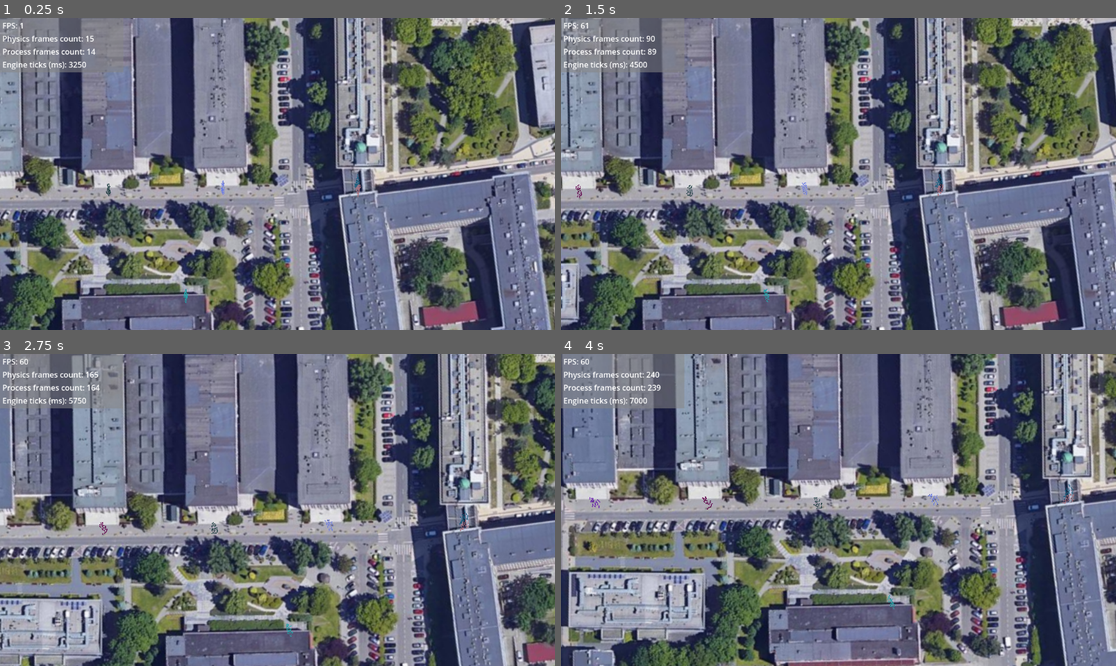
Above: before the commit, frames 1-4 (two rows, left to right).
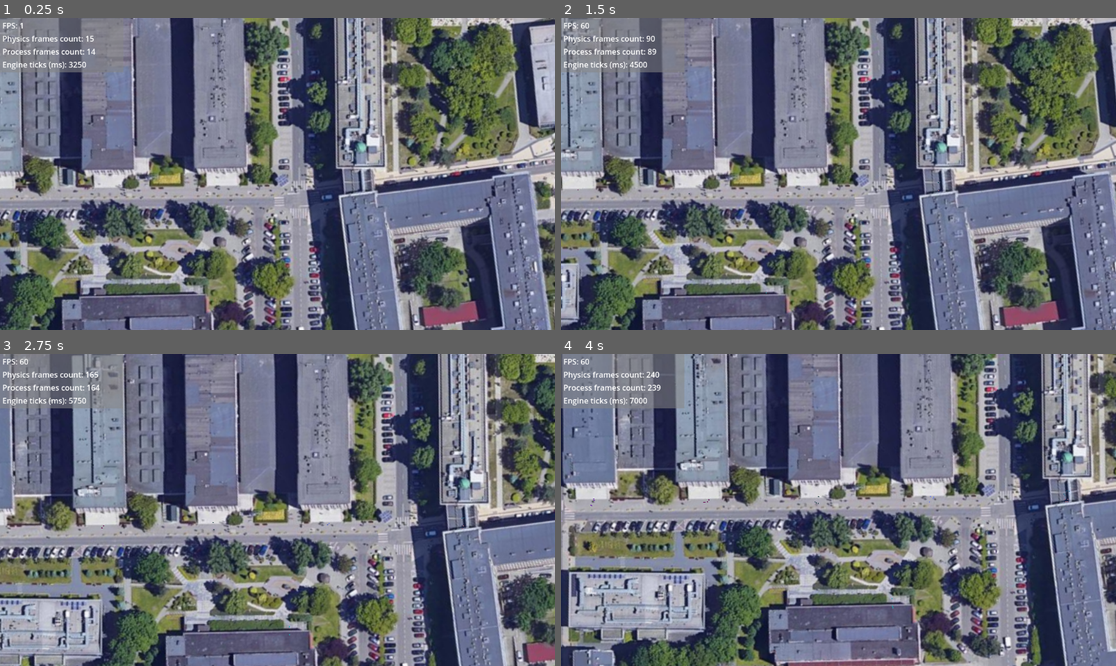
Above: after the commit, the same moments.

Repository: uknowmee/social-force
Game: Godot game, scene res://scenes/demos/path_finding/demo_testing.tscn
Same seed, same stepped clock (60 frames per second), same inputs: the game is played once before the commit and once after it.
Inputs (mouse positions are in pixels of both pictures, inside the frame that each line leads up to):
- Up to frame 1 (0.25 s): no input
- Up to frame 2 (1.5 s): move the mouse to (960, 158) at 0.52 s; click (960, 158) at 0.67 s; drag from (727, 189) to (916, 189) at 1.27 s
- Up to frame 3 (2.75 s): move the mouse to (333, 441) at 2.02 s; click (333, 441) at 2.17 s
- Up to frame 4 (4 s): drag from (810, 572) to (888, 525) at 2.77 s; move the mouse to (1005, 556) at 3.52 s; click (1005, 556) at 3.67 s

The runs differ from the first frame. In frame 1, 0.1% of the frame differs, in the area x 19-66%, y 50-92%; in frame 2, 0.1%; in frame 3, 0.1%; in frame 4, 0.2%, in the area x 0-93%, y 41-82%.

Commit message:
performance boost for agh scale

Diff:
--- a/agh_simulation/scenes/agent/agent_v2.gd
+++ b/agh_simulation/scenes/agent/agent_v2.gd
@@ -7,7 +7,7 @@
 @export var maximumVelocity := 70.0
 @export var weight := 1.0
 @export var maximumRaycastAngle := 180
-@export var raycastPlacementDensity := 18
+@export var raycastPlacementDensity := 25
 @export var raycastDistance := 150
 @export var relaxationTime := 1.5
 @export var rotationSpeed := 0.1
@@ -44,6 +44,7 @@
 		modulateColor = Color(randf(), randf(), randf())
 
 	_generate_raycasts()
+	best_ray = rays[0]
 
 	currentTarget = targetNodes.pop_front()
 	nav.target_position = currentTarget.position
@@ -75,13 +76,40 @@
 		else:
 			queue_free()
 
+var best_ray: RayCast2D
+var cached_heuristics := {}
+var heuristic_cache_timer := 0.0
+const HEURISTIC_CACHE_UPDATE_INTERVAL := 0.1
+
+var speed_cache: float = 0
+var speed_cache_timer := 0.0
+const SPEED_CACHE_UPDATE_INTERVAL := 0.3
 
 func _physics_process(_delta: float) -> void:
-	desired_direction = _get_desired_direction()
-	rotation = lerp(rotation, desired_direction, rotationSpeed)
-	desired_velocity = Vector2(_get_desired_speed(), 0).rotated(rotation)
+	heuristic_cache_timer += _delta
+	speed_cache_timer += _delta
 
-	velocity = lerp(velocity, desired_velocity, 0.2)
+	if heuristic_cache_timer >= HEURISTIC_CACHE_UPDATE_INTERVAL or cached_heuristics.size() == 0:
+		heuristic_cache_timer = 0.0
+		_update_heuristics()
+
+		best_ray = rays[0]
+		var best_distance: float = cached_heuristics[best_ray]
+		for i in range(1, rays.size()):
+			var ray := rays[i]
+			var distance: float = cached_heuristics[ray]
+			if distance > best_distance:
+				best_distance = distance
+				best_ray = ray
+
+	desired_direction = best_ray.rotation + rotation
+	rotation = lerp_angle(rotation, desired_direction, rotationSpeed)
+
+	if speed_cache_timer >= SPEED_CACHE_UPDATE_INTERVAL:
+		speed_cache_timer = 0.0
+		speed_cache = _get_desired_speed()
+
+	velocity = velocity.lerp(Vector2(speed_cache, 0).rotated(rotation), 0.2)
 	move_and_slide()
 
 
@@ -90,24 +118,16 @@
 	return min(maximumVelocity, dist)
 
 
-func _get_desired_direction() -> float:
-	var best_ray: RayCast2D
-	var best_distance: float
+# d(alpha)
+func _update_heuristics() -> void:
+	var tmp_target := _get_tmp_target()
+	var dir_to_target := tmp_target.angle_to_point(position)
+
 	for ray in rays:
-		var distance := _cognitive_heuristic(ray)
-		if best_distance == null or distance > best_distance:
-			best_distance = distance
-			best_ray = ray
-	return best_ray.rotation + rotation
-
-
-# d(alpha)
-func _cognitive_heuristic(ray: RayCast2D) -> float:
-	var dist_to_collision := _raycast_distance_to_collision(ray)
-	var direction_to_target: float = _get_tmp_target().angle_to_point(position)
-	var global_angle := ray.rotation + rotation
-	var penalty: float = 2 * raycastDistance * dist_to_collision * cos(direction_to_target - global_angle)
-	return sqrt(pow(raycastDistance, 2) + pow(dist_to_collision, 2) - penalty)
+		var dist := _raycast_distance_to_collision(ray)
+		var global_angle := ray.rotation + rotation
+		var penalty := 2 * raycastDistance * dist * cos(dir_to_target - global_angle)
+		cached_heuristics[ray] = sqrt(raycastDistance * raycastDistance + dist * dist - penalty)
 
 
 # f(alpha)
--- a/agh_simulation/scenes/agent/agent_v2.tscn
+++ b/agh_simulation/scenes/agent/agent_v2.tscn
@@ -28,4 +28,3 @@
 [node name="NavigationAgent2D" type="NavigationAgent2D" parent="."]
 path_desired_distance = 50.0
 path_max_distance = 50.0
-path_postprocessing = 1
--- a/agh_simulation/scenes/agent_spawner/agent_spawner_v2.gd
+++ b/agh_simulation/scenes/agent_spawner/agent_spawner_v2.gd
@@ -6,13 +6,17 @@
 @export var enabled := true
 @export var amount := 8
 @export var targets: Array[NodePath] = []
+@export var max_num_of_spawned_agents := 35
 @export var spawn_per_second := 0.0
-@export var randomize_raycast_angle := 30
+@export var randomize_raycast_angle := 20
 @export var ranzomize_radius := 2.5
 @export var randomize_raycast_distance := 20
 @export var randomize_max_speed := 20
 @export var randomize_relaxation_time := 0.2
 @export var randomize_rotation_speed := 0.02
+
+@export var agent_maximum_raycast_angle := 180
+@export var agent_raycast_placement_density := 25
 
 @onready var agentContainer := $"../"
 @onready var collisionShape: CollisionShape2D = get_node("CollisionShape2D")
@@ -20,6 +24,7 @@
 var shape: RectangleShape2D
 var modulateColor: Color
 var time_since_last_spawn := 0.0
+var spawned_agents := 0
 
 
 func _ready() -> void:
@@ -46,7 +51,8 @@
 	instance.targets = targets
 	instance.modulateColor = modulateColor
 	instance.raycastDistance = instance.raycastDistance + randf_range(-randomize_raycast_distance, randomize_raycast_distance)
-	instance.maximumRaycastAngle = instance.maximumRaycastAngle + randf_range(-randomize_raycast_angle, randomize_raycast_angle)
+	instance.maximumRaycastAngle = agent_maximum_raycast_angle + randf_range(-randomize_raycast_angle, randomize_raycast_angle)
+	instance.raycastPlacementDensity = agent_raycast_placement_density
 	instance.radius = instance.radius + randf_range(-ranzomize_radius, ranzomize_radius)
 	instance.maximumVelocity = instance.maximumVelocity + randf_range(-randomize_max_speed, randomize_max_speed)
 	instance.relaxationTime = instance.relaxationTime + randf_range(-randomize_relaxation_time, randomize_relaxation_time)
@@ -70,6 +76,12 @@
 
 	time_since_last_spawn += delta
 	var spawns := int(time_since_last_spawn * spawn_per_second)
+
+	if spawned_agents >= max_num_of_spawned_agents:
+		return
+	spawns = min(spawns, max_num_of_spawned_agents - spawned_agents)
+	spawned_agents += spawns
+
 	for _i in range(spawns):
 		_spawn_child()
 	time_since_last_spawn -= spawns / spawn_per_second
--- a/agh_simulation/scenes/demos/path_finding/demo_testing.tscn
+++ b/agh_simulation/scenes/demos/path_finding/demo_testing.tscn
@@ -531,83 +531,97 @@
 [node name="B4" parent="Spawners" instance=ExtResource("5_540mv")]
 position = Vector2(15177, 17215)
 rotation = 1.5708
-amount = 30
+amount = 0
 targets = Array[NodePath]([NodePath("../../Targets/B1-backdoor"), NodePath("../../Targets/C7"), NodePath("../../Targets/Library")])
+spawn_per_second = 1.0
 
 [node name="B5" parent="Spawners" instance=ExtResource("5_540mv")]
 position = Vector2(9074, 8129)
-amount = 30
+amount = 0
 targets = Array[NodePath]([NodePath("../../Targets/B1-backdoor"), NodePath("../../Targets/C7"), NodePath("../../Targets/Library")])
+spawn_per_second = 1.0
 
 [node name="B8" parent="Spawners" instance=ExtResource("5_540mv")]
 position = Vector2(11999, 23380)
 rotation = 1.5708
-amount = 30
+amount = 0
 targets = Array[NodePath]([NodePath("../../Targets/B1-backdoor"), NodePath("../../Targets/C7"), NodePath("../../Targets/Library")])
+spawn_per_second = 1.0
 
 [node name="B3" parent="Spawners" instance=ExtResource("5_540mv")]
 position = Vector2(19868, 17205)
 rotation = 1.5708
-amount = 30
+amount = 0
 targets = Array[NodePath]([NodePath("../../Targets/Library")])
+spawn_per_second = 1.0
 
 [node name="B2" parent="Spawners" instance=ExtResource("5_540mv")]
 position = Vector2(24486, 17149)
 rotation = 1.5708
-amount = 30
-targets = Array[NodePath]([NodePath("../../Targets/C7")])
+amount = 0
+targets = Array[NodePath]([NodePath("../../Targets/C7")])
+spawn_per_second = 1.0
 
 [node name="B1" parent="Spawners" instance=ExtResource("5_540mv")]
 position = Vector2(29232, 17081)
 rotation = 1.5708
-amount = 30
-targets = Array[NodePath]([NodePath("../../Targets/C7")])
+amount = 0
+targets = Array[NodePath]([NodePath("../../Targets/C7")])
+spawn_per_second = 1.0
 
 [node name="A4" parent="Spawners" instance=ExtResource("5_540mv")]
 position = Vector2(34838, 17156)
 rotation = 1.5708
-amount = 30
-targets = Array[NodePath]([NodePath("../../Targets/C7")])
+amount = 0
+targets = Array[NodePath]([NodePath("../../Targets/C7")])
+spawn_per_second = 1.0
 
 [node name="C4" parent="Spawners" instance=ExtResource("5_540mv")]
 position = Vector2(34825, 16806)
 rotation = 1.5708
-amount = 30
-targets = Array[NodePath]([NodePath("../../Targets/C7")])
+amount = 0
+targets = Array[NodePath]([NodePath("../../Targets/C7")])
+spawn_per_second = 1.0
 
 [node name="Library" parent="Spawners" instance=ExtResource("5_540mv")]
 position = Vector2(43436, 14681)
 rotation = 1.5708
-amount = 30
-targets = Array[NodePath]([NodePath("../../Targets/C7")])
+amount = 0
+targets = Array[NodePath]([NodePath("../../Targets/C7")])
+spawn_per_second = 1.0
 
 [node name="A2" parent="Spawners" instance=ExtResource("5_540mv")]
 position = Vector2(48632, 15550)
 rotation = 1.5708
-amount = 30
-targets = Array[NodePath]([NodePath("../../Targets/C7")])
+amount = 0
+targets = Array[NodePath]([NodePath("../../Targets/C7")])
+spawn_per_second = 1.0
 
 [node name="C2" parent="Spawners" instance=ExtResource("5_540mv")]
 position = Vector2(49741, 8639)
 rotation = 1.5708
-amount = 30
-targets = Array[NodePath]([NodePath("../../Targets/C7")])
+amount = 0
+targets = Array[NodePath]([NodePath("../../Targets/C7")])
+spawn_per_second = 1.0
 
 [node name="C3" parent="Spawners" instance=ExtResource("5_540mv")]
 position = Vector2(45250, 5779)
 rotation = 1.5708
-amount = 30
-targets = Array[NodePath]([NodePath("../../Targets/C7")])
+amount = 0
+targets = Array[NodePath]([NodePath("../../Targets/C7")])
+spawn_per_second = 1.0
 
 [node name="C1" parent="Spawners" instance=ExtResource("5_540mv")]
 position = Vector2(56045, 13206)
-amount = 30
-targets = Array[NodePath]([NodePath("../../Targets/C7")])
+amount = 0
+targets = Array[NodePath]([NodePath("../../Targets/C7")])
+spawn_per_second = 1.0
 
 [node name="D2" parent="Spawners" instance=ExtResource("5_540mv")]
 position = Vector2(27692, 21506)
 rotation = 1.5708
-amount = 30
+amount = 0
 targets = Array[NodePath]([NodePath("../../Targets/U12")])
+spawn_per_second = 1.0
 
 [node name="Stats" parent="." instance=ExtResource("6_mbvim")]
